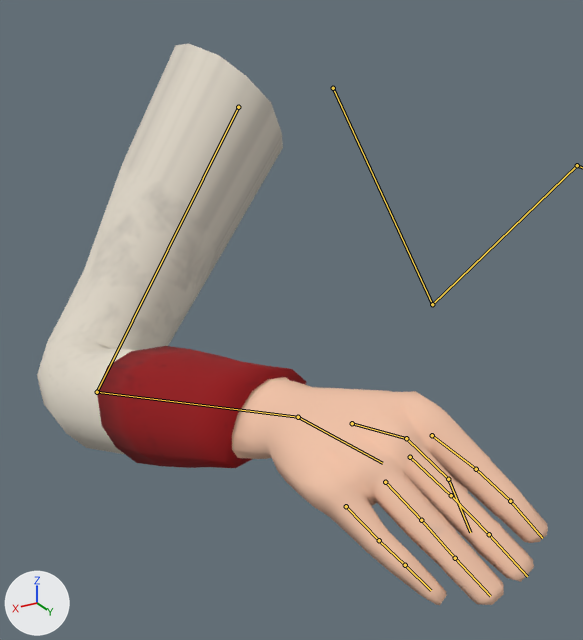
Two versions of the FBX model Game/res/assets/models/Animation/Character/RightArm.fbx, one commit apart.
Before and after are seen from a camera (50 mm lens) standing at (41.0, 63.4, 6.4) and looking at (13.7, 17.8, -16.4). Arrows for +X, +Y and +Z are at lower left; the lights stay in place. Both versions are drawn at frame 446 of the action 'Armature|Gloop_L'; the numbers are the values there. The bones that bend it are drawn over the model as lines.
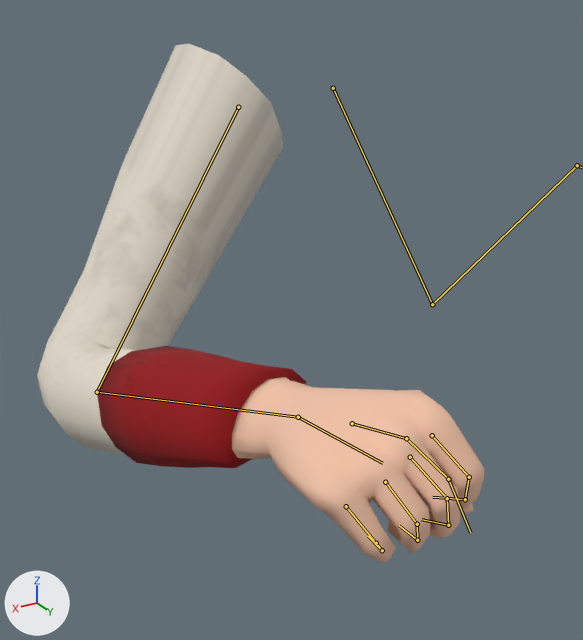
The edits, one by one:
Bone 'R_Pointer' (bone_r_pointer) turns from (0, 0, 33) to (6, 1, 53) degrees about its own x, y and z.
Bone 'R_Pointer.001' (bone_r_pointer_001) turns from (0, 0, 0) to (16, -9, 54) degrees about its own x, y and z.
Bone 'R_Pointer.002' (bone_r_pointer_002) turns from (0, 0, 0) to (3, -1, 45) degrees about its own x, y and z.
Bone 'R_Middle' (bone_r_middle) turns from (0, 0, 33) to (4, 1, 48) degrees about its own x, y and z.
Bone 'R_Middle.001' (bone_r_middle_001) turns from (0, 0, 0) to (10, -3, 54) degrees about its own x, y and z.
Bone 'R_Middle.002' (bone_r_middle_002) turns from (0, 0, 0) to (6, -3, 47) degrees about its own x, y and z.
Bone 'R_Ring' (bone_r_ring) turns from (0, 0, 33) to (0, -2, 54) degrees about its own x, y and z.
Bone 'R_Ring.001' (bone_r_ring_001) turns from (0, 0, 0) to (7, -6, 54) degrees about its own x, y and z.
Bone 'R_Ring.002' (bone_r_ring_002) turns from (0, 0, 0) to (9, -4, 42) degrees about its own x, y and z.
Bone 'R_Pinky' (bone_r_pinky) turns from (0, 0, 33) to (-1, -2, 63) degrees about its own x, y and z.
Bone 'R_Pinky.001' (bone_r_pinky_001) turns from (0, 0, 0) to (17, -8, 46) degrees about its own x, y and z.
Bone 'R_Pinky.002' (bone_r_pinky_002) turns from (0, 0, 0) to (15, -6, 39) degrees about its own x, y and z.

Changed parts and their boxes (x1, y1, x2, y2) in the pictures (583 x 640 px):
'Cube', posed (12% narrower, 7% shorter)
    before: (37, 44, 548, 605)
    after: (37, 44, 484, 563)
bone 'R_Pointer', root to tip
    before: (432, 435) to (476, 469)
    after: (432, 435) to (469, 477)
bone 'R_Pointer.001', root to tip
    before: (476, 469) to (510, 501)
    after: (469, 477) to (465, 499)
bone 'R_Pointer.002', root to tip
    before: (510, 501) to (542, 538)
    after: (465, 499) to (432, 497)
bone 'R_Middle', root to tip
    before: (410, 457) to (451, 495)
    after: (410, 457) to (447, 498)
bone 'R_Middle.001', root to tip
    before: (451, 495) to (489, 534)
    after: (447, 498) to (448, 525)
bone 'R_Middle.002', root to tip
    before: (489, 534) to (527, 576)
    after: (448, 525) to (421, 519)
bone 'R_Ring', root to tip
    before: (385, 482) to (421, 520)
    after: (385, 482) to (417, 524)
bone 'R_Ring.001', root to tip
    before: (421, 520) to (455, 558)
    after: (417, 524) to (417, 540)
bone 'R_Ring.002', root to tip
    before: (455, 558) to (490, 596)
    after: (417, 540) to (399, 525)
bone 'R_Pinky', root to tip
    before: (346, 506) to (379, 540)
    after: (346, 506) to (376, 543)
bone 'R_Pinky.001', root to tip
    before: (379, 540) to (405, 565)
    after: (376, 543) to (382, 550)
bone 'R_Pinky.002', root to tip
    before: (405, 565) to (431, 590)
    after: (382, 550) to (368, 536)
